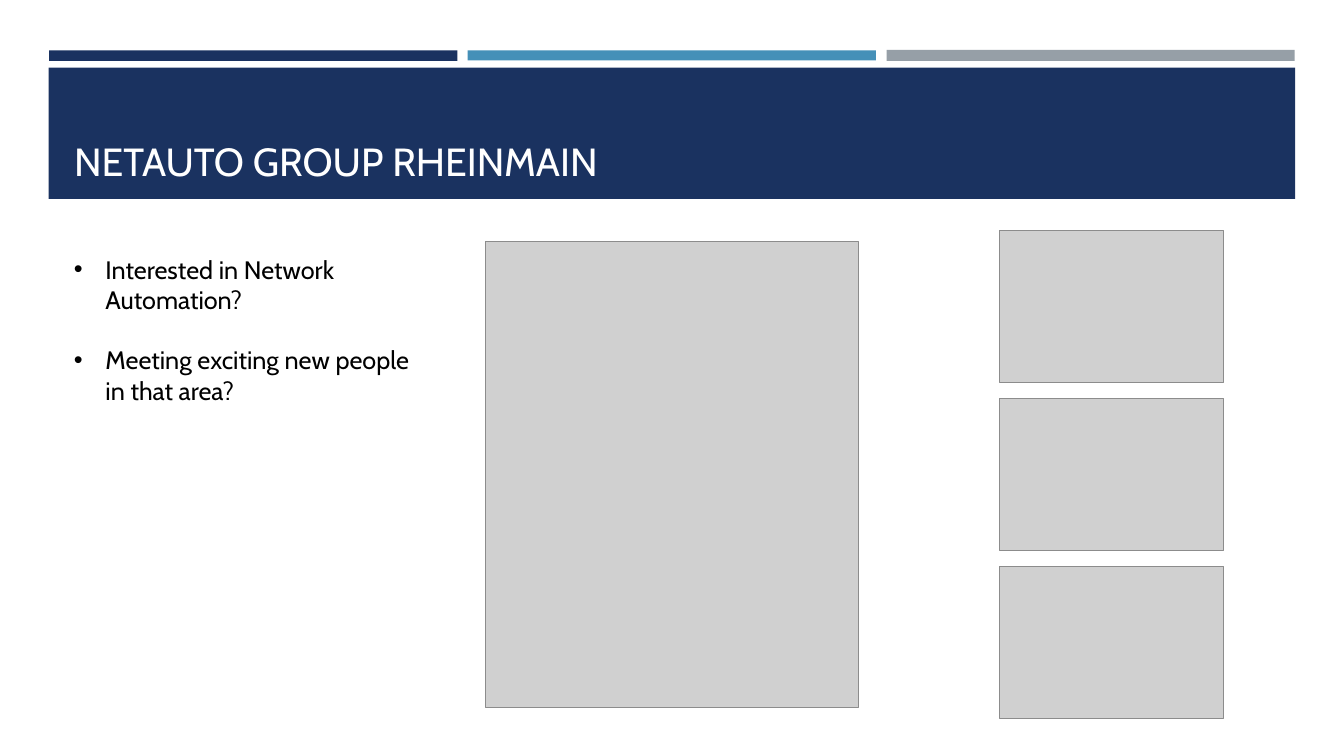
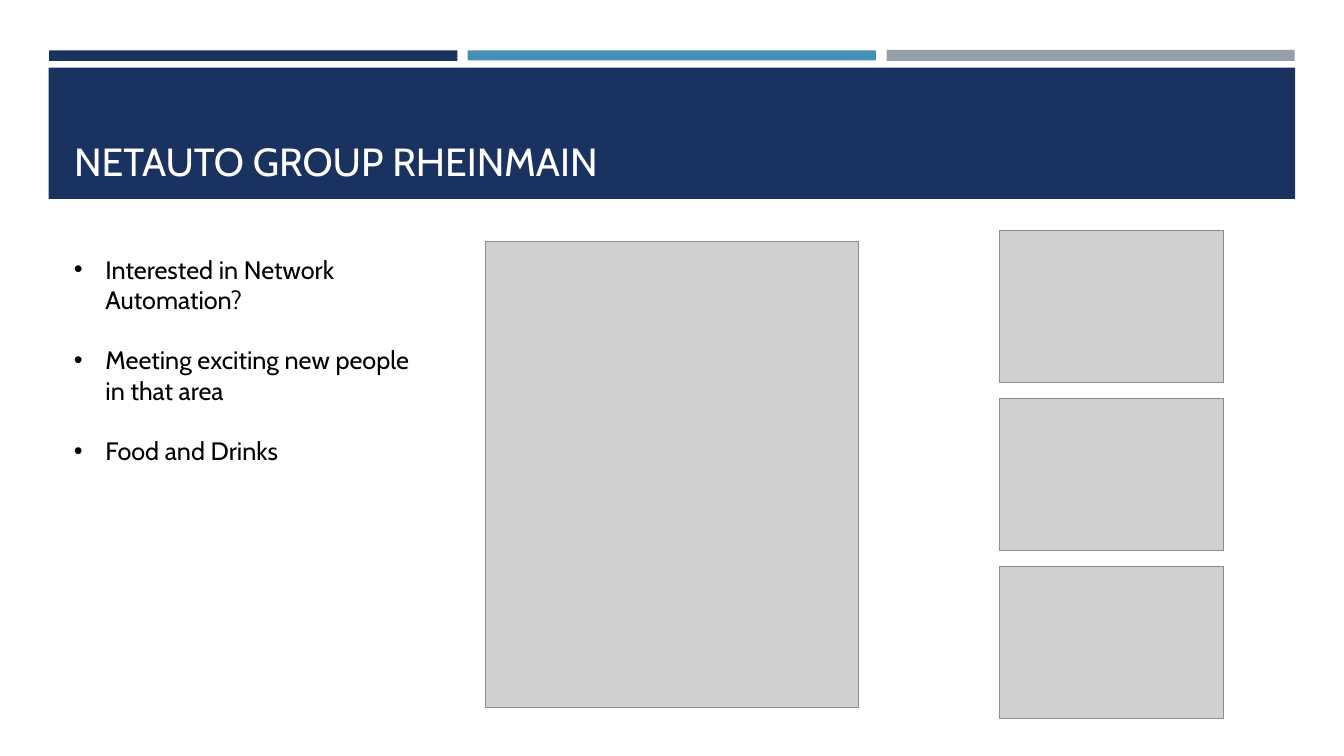
Before and after one commit to floehden/gofrm59, a slide deck: slide 8 of ConfigNDThrougk8s.pptx. Drawn at 1344x756 pixels with LibreOffice and Linux fonts; fonts in the diff are those of the drawing; grey boxes stand for pictures. Boxes give left, top, right and bottom in pixels: in the first picture for what was removed or moved away, otherwise in the second. Text is boxed around its words. In the diff, an @@ line names an element or a change of style, - is before the commit and + after.

```diff
--- a/ConfigNDThrougk8s.pptx
+++ b/ConfigNDThrougk8s.pptx
@@ text at [105,350,410,461]: text changed @@
-• Meeting exciting new people in that area?
+• Meeting exciting new people in that area
+• Food and Drinks
```
Also in this commit, not shown: 5 other slides changed, 1 slide added, 1 other file.
